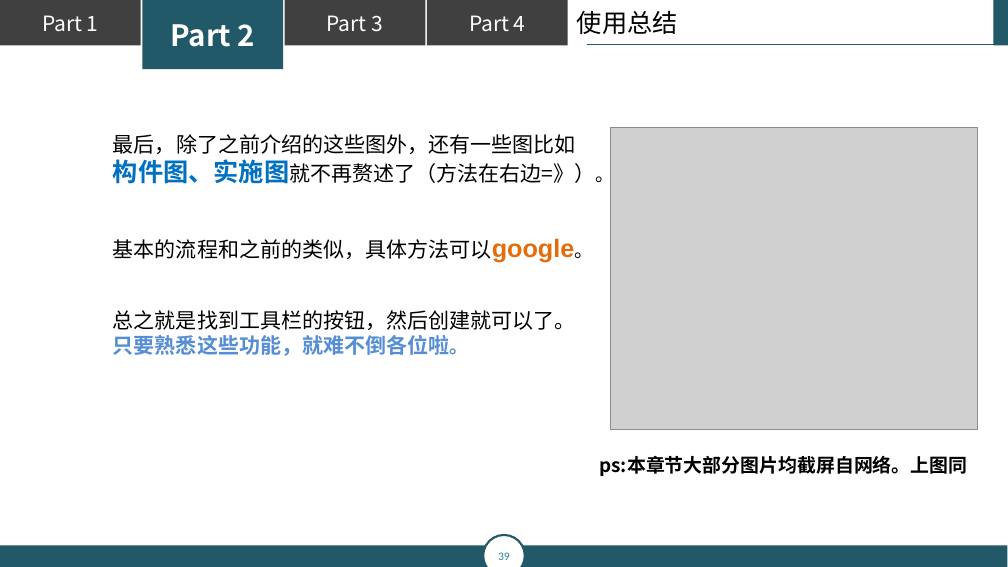
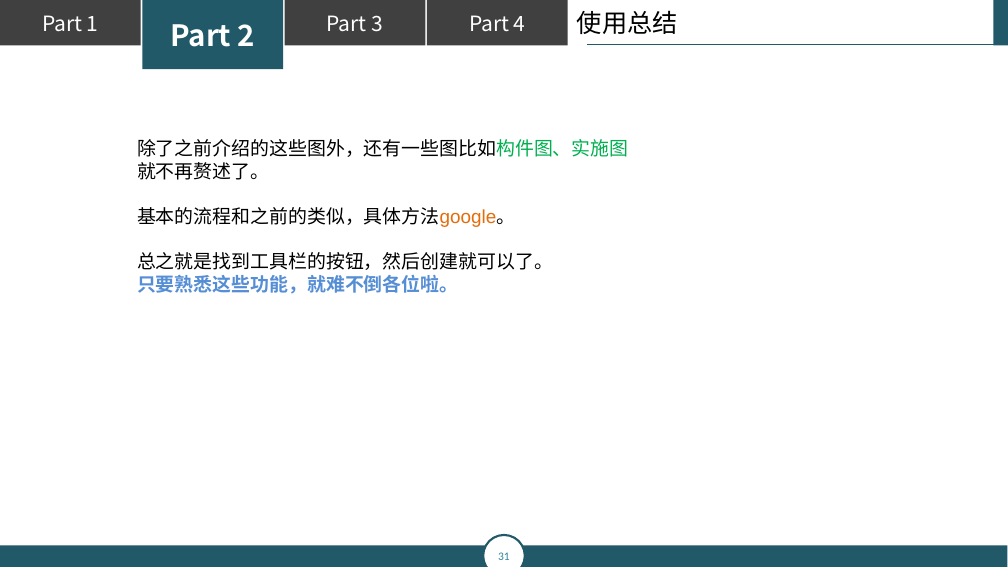
Before and after one commit to popopoi/PRD2018-G07, a slide deck: slide 31 of 翻转课堂PPT/PRD2018-G07-第五周翻转课堂PPT.pptx (slide 39 before the commit). Drawn at 1008x567 pixels with LibreOffice and Linux fonts; fonts in the diff are those of the drawing; grey boxes stand for pictures. Boxes give left, top, right and bottom in pixels: in the first picture for what was removed or moved away, otherwise in the second. Text is boxed around its words. In the diff, an @@ line names an element or a change of style, - is before the commit and + after.

```diff
--- a/翻转课堂PPT/PRD2018-G07-第五周翻转课堂PPT.pptx
+++ b/翻转课堂PPT/PRD2018-G07-第五周翻转课堂PPT.pptx
@@ text "除了之前介绍的这些图外，还有一些图比如构件图、实施图": place and size @@
-text "除了之前介绍的这些图外，还有一些图比如构件图、实施图" at bbox=[113, 134, 615, 356]
+text "除了之前介绍的这些图外，还有一些图比如构件图、实施图" at bbox=[137, 139, 629, 294]
@@ text at bbox=[137, 139, 629, 227]: text changed; size 20 to 18 pt; font Noto Sans CJK SC to Arial @@
-最后，除了之前介绍的这些图外，还有一些图比如
-构件图、实施图就不再赘述了（方法在右边=》）。
-基本的流程和之前的类似，具体方法可以google。
+除了之前介绍的这些图外，还有一些图比如构件图、实施图
+就不再赘述了。
+基本的流程和之前的类似，具体方法google。
@@ picture removed at bbox=[611, 128, 978, 430] @@
@@ text at bbox=[137, 252, 553, 294]: size 20 to 18 pt in "总之就是找到工具栏的按钮，然后创建就可以了。", "只要熟悉这些功能，就难不倒各位啦。"; font Noto Sans CJK SC to Arial in "总之就是找到工具栏的按钮，然后创建就可以了。" @@
@@ text removed at bbox=[600, 456, 968, 476] @@
-ps:本章节大部分图片均截屏自网络。上图同
@@ page number at bbox=[498, 552, 510, 560]: text changed @@
-39
+31
```
Also in this commit, not shown: 35 other slides changed, 15 slides removed.
